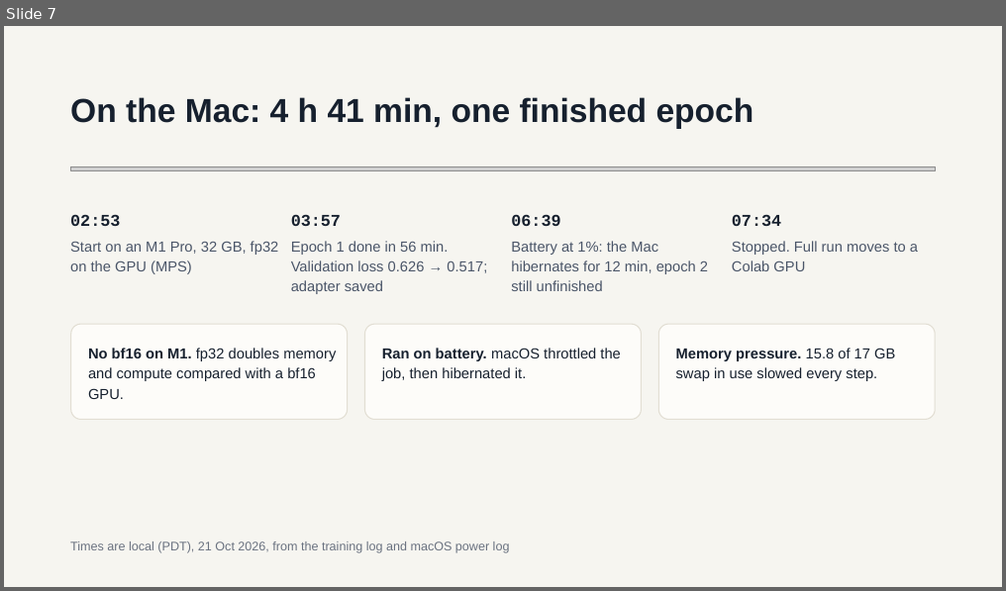
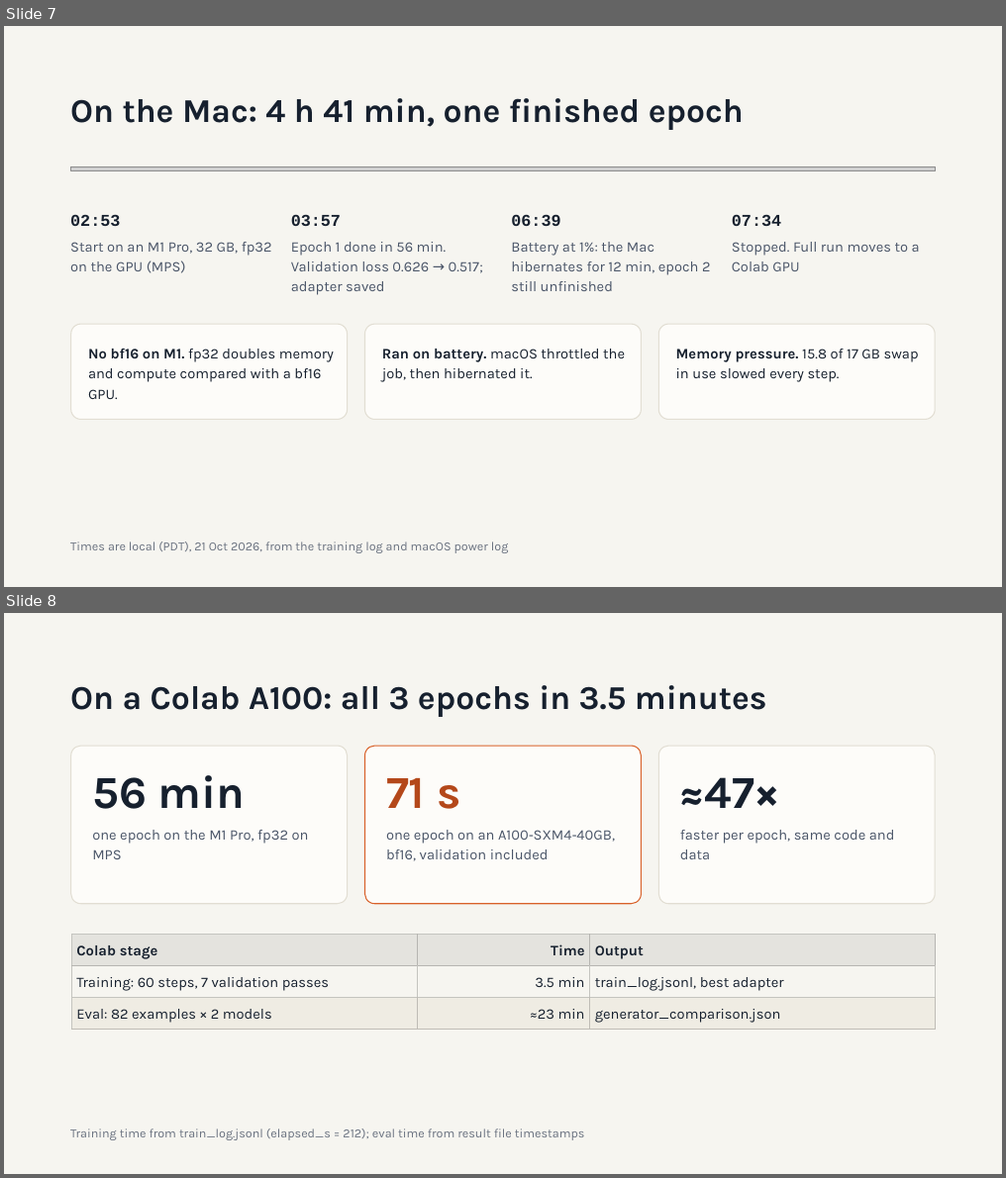
Before and after one commit to dougc333/geha, a slide deck: docs/GEHA Generator LoRA Finetuning.pptx. Shown one above the other, each under a label of ours: slide 7 before the commit, slides 7 and 8 after it. The pictures are 1006x591 and 1006x1178 pixels, drawn with LibreOffice and Linux fonts; fonts in the diff are those of the drawing; grey boxes stand for pictures; background and template pictures are left out. Boxes give left, top, right and bottom in pixels: in the first picture for what was removed or moved away, otherwise in the second. Text is boxed around its words. In the diff, an @@ line names an element or a change of style, - is before the commit and + after.

```diff
--- a/docs/GEHA Generator LoRA Finetuning.pptx
+++ b/docs/GEHA Generator LoRA Finetuning.pptx
@@ slide 8 added at bbox=[4, 613, 1002, 1174], background #F6F5F0 @@
@@ title added at bbox=[70, 685, 767, 717], 32 pt, text #16202E, bold @@
+On a Colab A100: all 3 epochs in 3.5 minutes
@@ rounded rectangle added at bbox=[71, 746, 348, 903], fill #FDFCF9, outline #E2DED3 1 pt @@
@@ rounded rectangle added at bbox=[364, 746, 642, 903], fill #FDFCF9, outline #D9622B 1 pt @@
@@ rounded rectangle added at bbox=[659, 746, 936, 903], fill #FDFCF9, outline #E2DED3 1 pt @@
@@ text added at bbox=[92, 775, 246, 809], 44 pt, text #16202E, bold @@
+56 min
@@ text added at bbox=[386, 778, 460, 809], 44 pt, text #B4481A, bold @@
+71 s
@@ text added at bbox=[680, 777, 779, 808], 44 pt, text #16202E, bold @@
+≈47×
@@ text added at bbox=[92, 830, 309, 860], 14 pt, text #4A5568 @@
+one epoch on the M1 Pro, fp32 on MPS
@@ text added at bbox=[386, 830, 615, 861], 14 pt, text #4A5568 @@
+one epoch on an A100‑SXM4‑40GB, bf16, validation included
@@ text added at bbox=[680, 830, 895, 860], 14 pt, text #4A5568 @@
+faster per epoch, same code and data
@@ table added at bbox=[71, 935, 936, 1030], 3 rows, 3 columns @@
+Colab stage | Time | Output
+Training: 60 steps, 7 validation passes | 3.5 min | train_log.jsonl, best adapter
+Eval: 82 examples × 2 models | ≈23 min | generator_comparison.json
@@ text added at bbox=[70, 1129, 585, 1141], 12 pt, text #6A7280 @@
+Training time from train_log.jsonl (elapsed_s = 212); eval time from result file timestamps
@@ slide 7 changed as well @@
@@ font Arial to Karla in 9 elements at bbox=[70, 98, 744, 130], bbox=[70, 242, 272, 274], bbox=[291, 242, 483, 295], bbox=[511, 242, 711, 291], bbox=[732, 242, 920, 272], bbox=[71, 324, 348, 419], bbox=[364, 324, 642, 419], bbox=[659, 324, 936, 419], bbox=[70, 542, 509, 554] @@
```
Also in this commit, not shown: 6 other slides changed, 5 other slides added, 3 slides removed.
